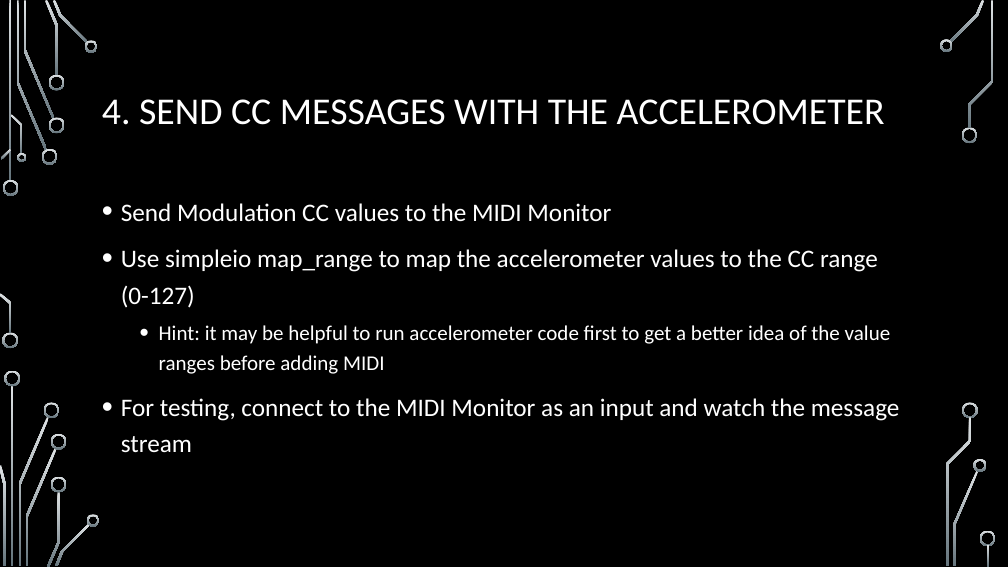
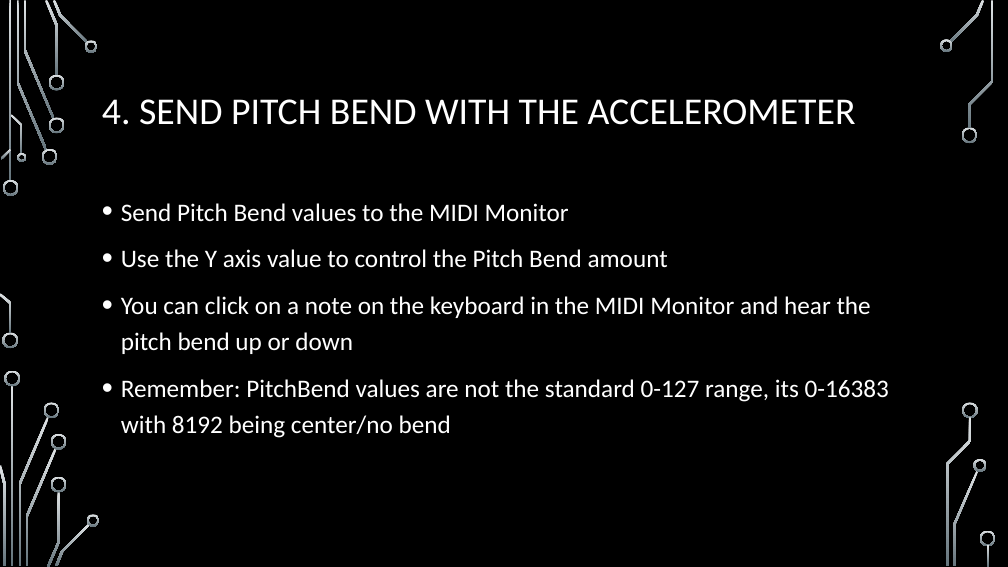
Before and after one commit to BlitzCityDIY/CircuitPython-Bluefruit-MIDI-Demos, a slide deck: slide 17 of Using MIDI with CircuitPython Slides.pptx (slide 16 before the commit). Drawn at 1008x567 pixels with LibreOffice and Linux fonts; fonts in the diff are those of the drawing; background and template pictures are left out. Boxes give left, top, right and bottom in pixels: in the first picture for what was removed or moved away, otherwise in the second. Text is boxed around its words. In the diff, an @@ line names an element or a change of style, - is before the commit and + after.

Commit message:
update slides

```diff
--- a/Using MIDI with CircuitPython Slides.pptx
+++ b/Using MIDI with CircuitPython Slides.pptx
@@ title at box(102, 99, 856, 125): text changed @@
-4. SEND CC MESSAGES WITH THE ACCELEROMETER
+4. SEND PITCH BEND WITH THE ACCELEROMETER
@@ text at box(121, 203, 889, 438): text changed @@
-• Send Modulation CC values to the MIDI Monitor
-• Use simpleio map_range to map the accelerometer values to the CC range (0-127)
-  • Hint: it may be helpful to run accelerometer code first to get a better idea of the value ranges before adding MIDI
-• For testing, connect to the MIDI Monitor as an input and watch the message stream
+• Send Pitch Bend values to the MIDI Monitor
+• Use the Y axis value to control the Pitch Bend amount
+• You can click on a note on the keyboard in the MIDI Monitor and hear the pitch bend up or down
+• Remember: PitchBend values are not the standard 0-127 range, its 0-16383 with 8192 being center/no bend
```
Also in this commit, not shown: 3 other slides changed, 1 slide removed, 2 other files.
